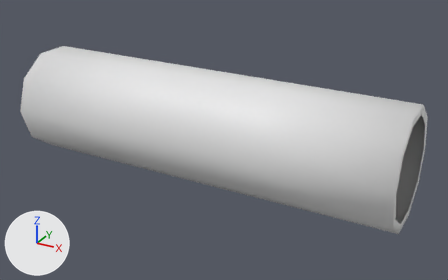
The FBX model Assets/Art/Mocap assets Madison/Assets/Normal branch.fbx as it was, and as the next commit left it.
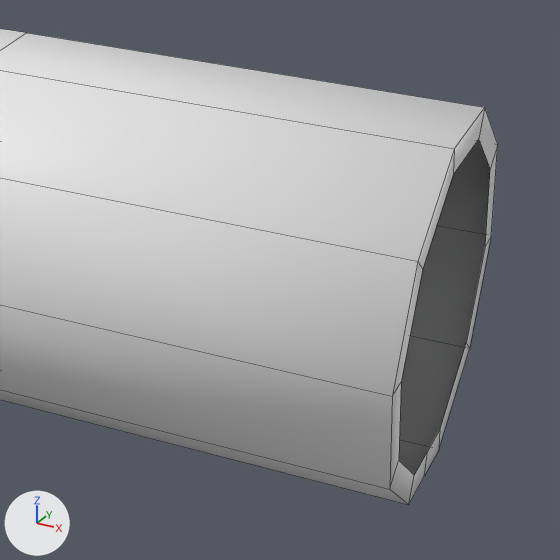
Each version appears first whole from a camera (50 mm lens) standing at (4.42, -7.7, 4.37) and looking at (0.17, 0.03, 0.51), and next in a close-up on the part from 59% to 100% of the width and 25% to 90% of the height. Arrows for +X, +Y and +Z are at lower left; the lights stay in place. The close-ups show mesh edges as thin lines. Where no turn or scale is listed for an object, it has been applied to the vertices.

In view in the first close-up: 'Normal log'.
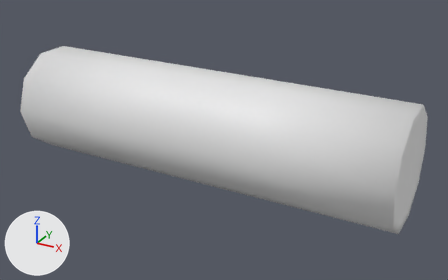
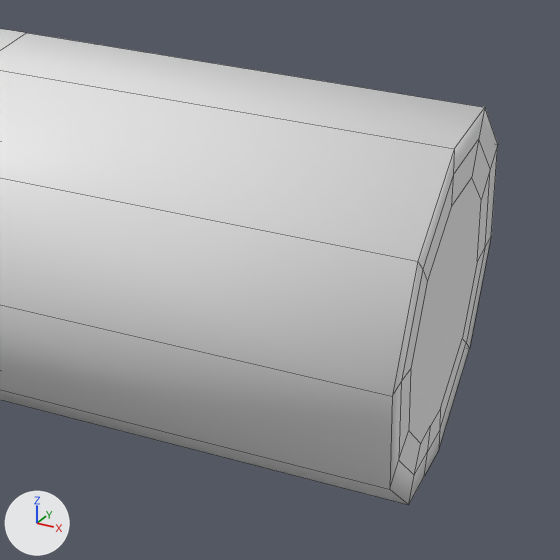
The change, as a diff of the scene's bpy script:
```diff
--- a/Assets/Art/Mocap assets Madison/Assets/Normal branch.fbx.py
+++ b/Assets/Art/Mocap assets Madison/Assets/Normal branch.fbx.py
@@ me_cylinder_005 @@
 # used by ob_normal_log; location = (-0.005, -0.015, 0.683)
-me_cylinder_005.from_pydata(...)  # 66 vertices, 55 faces; spans x -3.16..3.03, y -0.88..0.88, z -0.85..0.85
+me_cylinder_005.from_pydata(...)  # 88 vertices, 79 faces; spans x -3.16..3.03, y -0.88..0.88, z -0.85..0.85
+# me_cylinder_005 part 1
+# 11 vertices are added at x 3.03, y -0.59..0.59, z -0.57..0.56
+# 12 new faces join them
 me_cylinder_005.materials.append(mat_tt_checker_512x512_uv_grid)
```

Pixel boxes [x1, y1, x2, y2] of what changed, in the close-ups (560 x 560 px):
part 1 of me_cylinder_005, added: after [399, 139, 490, 475]
